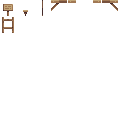
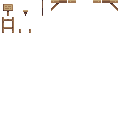
Revision of a layered (128, 128) image; what changed, layer by layer:
painted on "Layer 1" over [19, 29, 31, 33]
